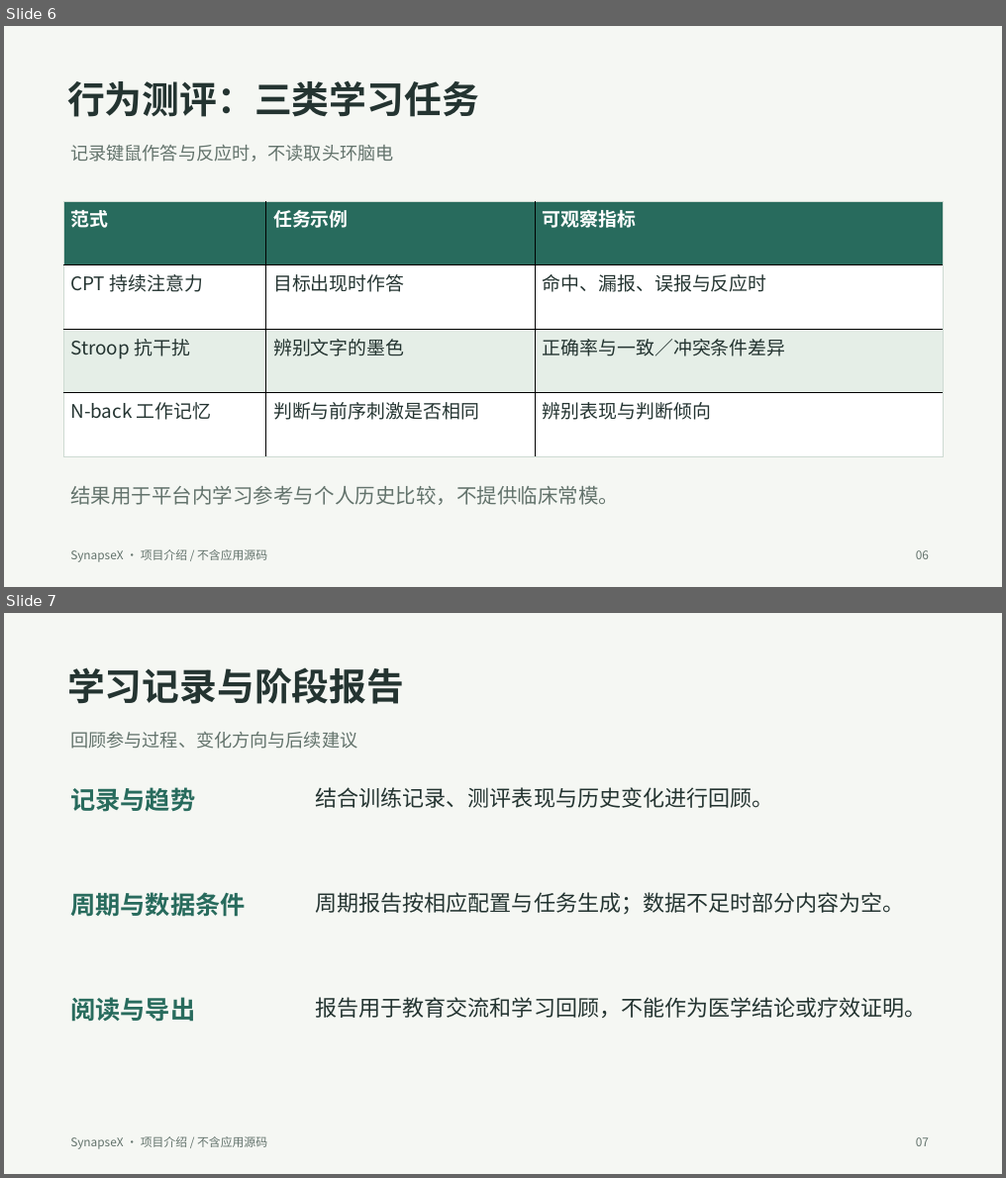
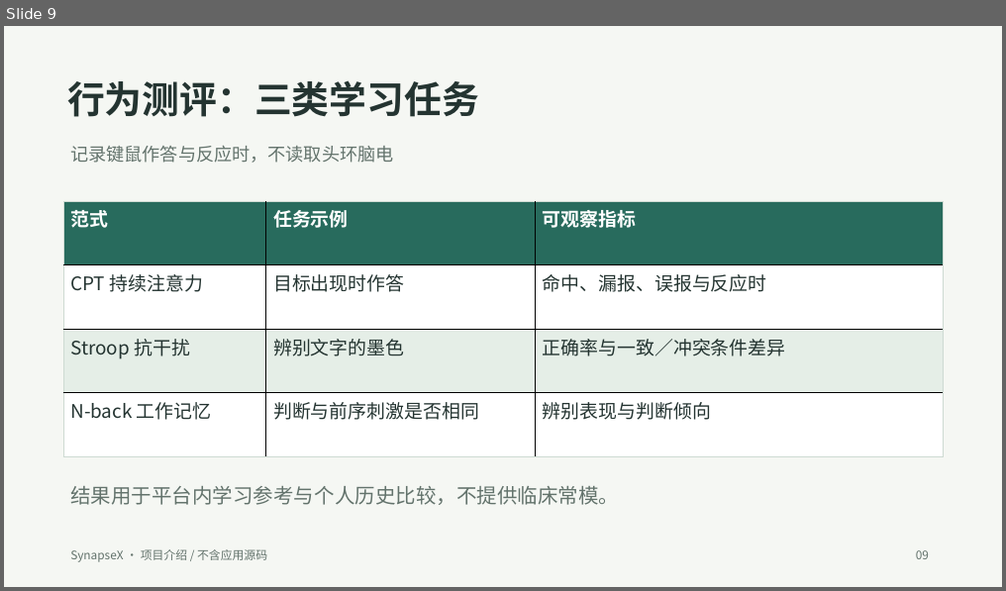
Before and after one commit to throwOctober/synapsex-bci-showcase, a slide deck: project-overview.pptx. Shown one above the other, each under a label of ours: slides 6 and 7 before the commit, slide 9 after it. The pictures are 1006x1178 and 1006x591 pixels, drawn with LibreOffice and Linux fonts; fonts in the diff are those of the drawing. Boxes give left, top, right and bottom in pixels: in the first picture for what was removed or moved away, otherwise in the second. Text is boxed around its words. In the diff, an @@ line names an element or a change of style, - is before the commit and + after.

```diff
--- a/project-overview.pptx
+++ b/project-overview.pptx
@@ slide 7 removed at [4, 613, 1002, 1174], background #F5F7F3 @@
@@ text removed at [67, 667, 404, 704] @@
-学习记录与阶段报告
@@ text removed at [70, 732, 357, 749] @@
-回顾参与过程、变化方向与后续建议
@@ text removed at [70, 787, 195, 812] @@
-记录与趋势
@@ text removed at [316, 787, 774, 808] @@
-结合训练记录、测评表现与历史变化进行回顾。
@@ text removed at [70, 892, 245, 917] @@
-周期与数据条件
@@ text removed at [316, 892, 905, 915] @@
-周期报告按相应配置与任务生成；数据不足时部分内容为空。
@@ text removed at [70, 997, 195, 1022] @@
-阅读与导出
@@ text removed at [316, 997, 927, 1018] @@
-报告用于教育交流和学习回顾，不能作为医学结论或疗效证明。
@@ text removed at [70, 1137, 267, 1150] @@
-SynapseX · 项目介绍 / 不含应用源码
@@ text removed at [916, 1138, 929, 1147] @@
-07
@@ what was slide 6 is now slide 9 @@
@@ slide 9 changed as well @@
@@ text at [916, 551, 929, 560]: text changed @@
-06
+09
```
Also in this commit, not shown: 4 other slides changed, 7 slides added, 6 other slides removed, 3 other files.
